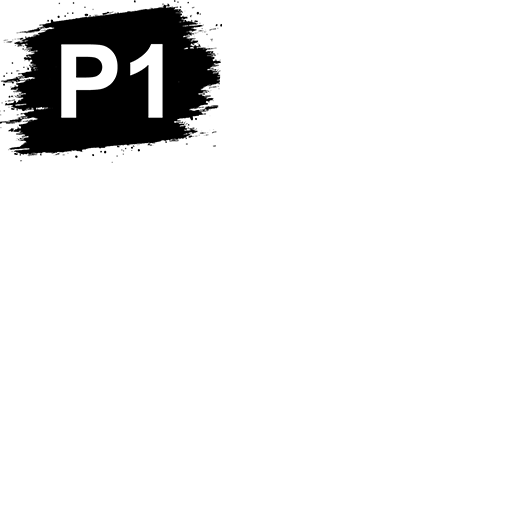
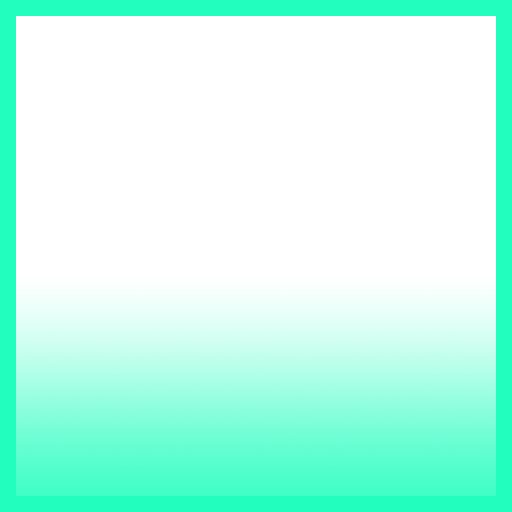
Layer changes from the first w=512, h=512 image to the second:
added group "Player-1" with 3 layers above "test-base" over (x1=0, y1=0, x2=512, y2=512)
renamed "patch-P1" to "tag", hid it, moved it into group "Player-1" over (x1=0, y1=0, x2=222, y2=163)
added layer "gradient copy" in group "Player-1" over (x1=0, y1=275, x2=512, y2=512)
showed "border" (2nd of 2, in "Player-1"), moved it into group "Player-1", painted on it over (x1=0, y1=0, x2=512, y2=512)
